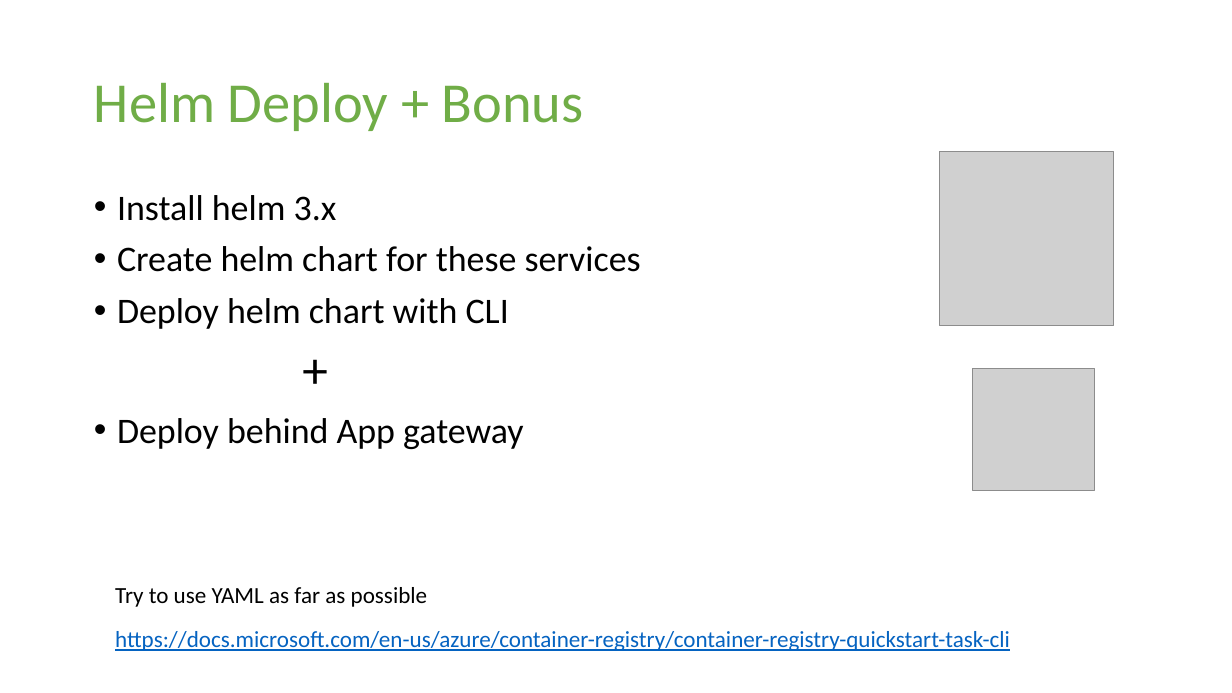
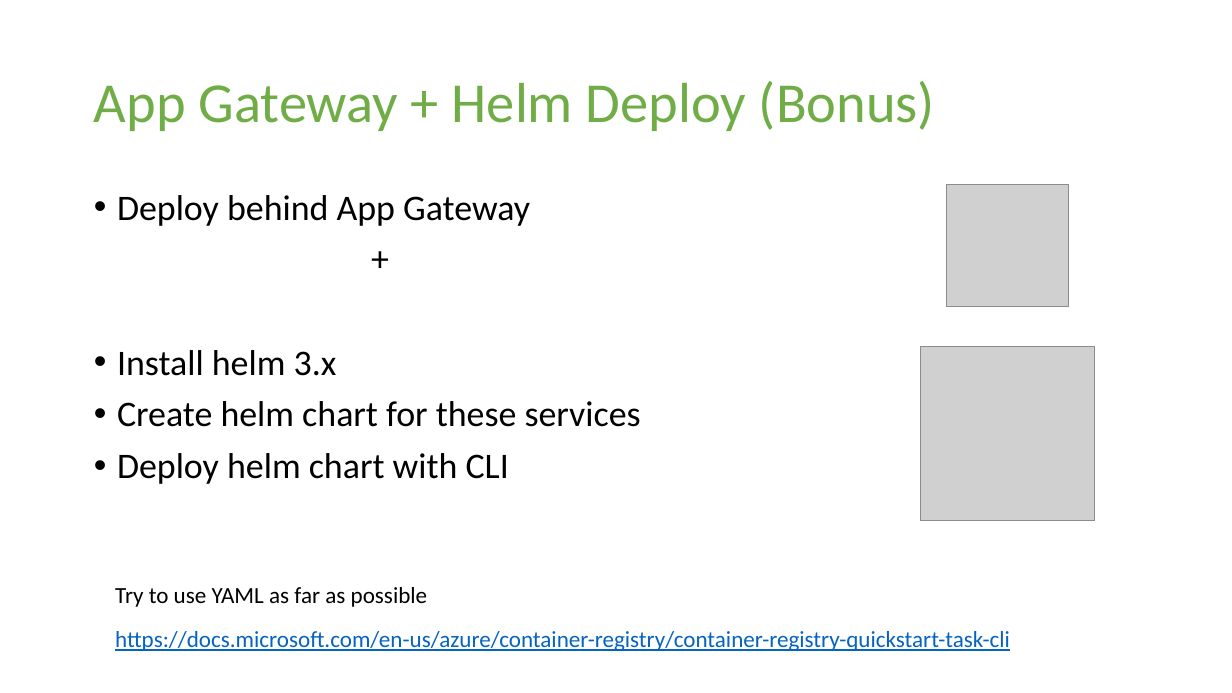
Before and after one commit to sumitkute/kubehack, a slide deck: slide 10 of assets/instructions/Azure Kubernetes Service HACKATON.pptx. Drawn at 1232x693 pixels with LibreOffice and Linux fonts; fonts in the diff are those of the drawing; grey boxes stand for pictures. Boxes give left, top, right and bottom in pixels: in the first picture for what was removed or moved away, otherwise in the second. Text is boxed around its words. In the diff, an @@ line names an element or a change of style, - is before the commit and + after.

```diff
--- a/assets/instructions/Azure Kubernetes Service HACKATON.pptx
+++ b/assets/instructions/Azure Kubernetes Service HACKATON.pptx
@@ title at box(94, 81, 935, 131): text changed @@
-Helm Deploy + Bonus
+App Gateway + Helm Deploy (Bonus)
@@ text at box(117, 195, 530, 226): paragraphs added @@
+• Deploy behind App Gateway
++
@@ picture: place and size @@
-picture at box(972, 369, 1094, 491)
+picture at box(947, 185, 1069, 307)
@@ picture: place and size @@
-picture at box(940, 152, 1115, 326)
+picture at box(921, 347, 1095, 521)
@@ text at box(117, 418, 523, 449): paragraphs removed @@
-+
-• Deploy behind App gateway
```
Also in this commit, not shown: 3 other slides changed.
